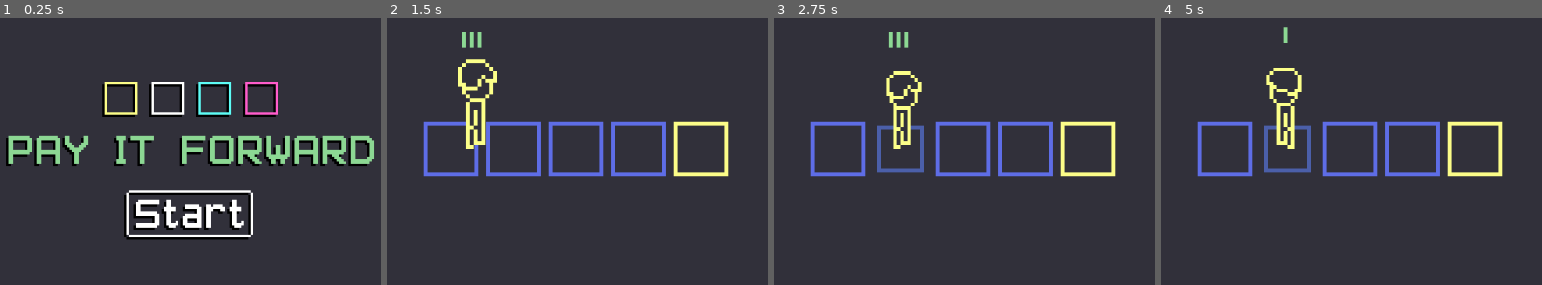
Above: before the commit, frames 1-4 (left to right).
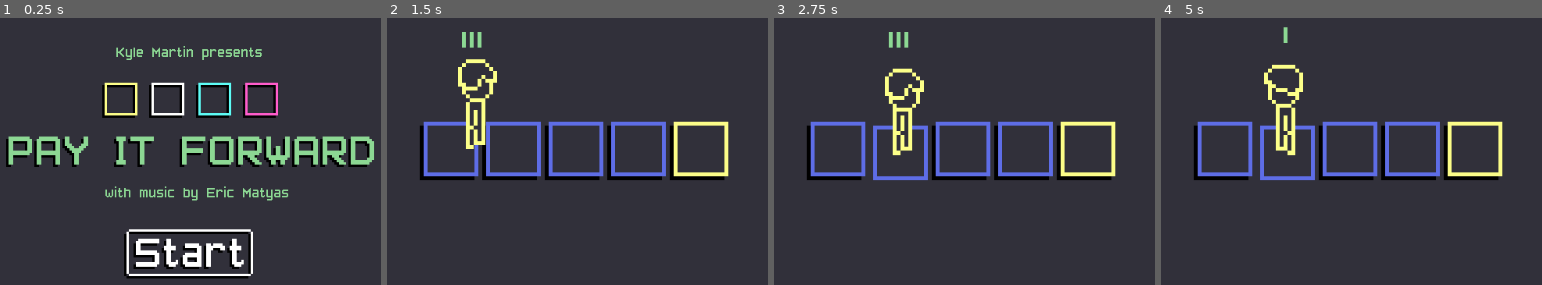
Above: after the commit, the same moments.

Repository: kylesmartin/PayItForward
Game: Godot game, scene res://Scenes/Menu.tscn
Two runs of this game, one before a commit and one after it. Both use one fixed random seed, a clock stepped at 60 frames per second and the inputs below.
Inputs (mouse positions are in pixels of both pictures, inside the frame that each line leads up to; where the layout moved, square brackets give the same spot in the first picture):
- Up to frame 1 (0.25 s): no input
- Up to frame 2 (1.5 s): click (577, 252) [577, 215] at 0.5 s; move the mouse to (752, 124) at 1.27 s; hold D (move_right) from 1.28 s (still down); tap E (interact) at 1.35 s
- Up to frame 3 (2.75 s): move the mouse to (804, 172) at 2.02 s; release D (move_right) at 2.03 s; hold S (move_down) from 2.03 s (still down); tap Space (space) at 2.1 s
- Up to frame 4 (5 s): move the mouse to (1431, 47) at 2.77 s; release S (move_down) at 2.78 s; hold D (move_right) 2.78-3.53 s; tap E (interact) at 2.85, 4.35 s; move the mouse to (1309, 242) at 3.52 s; hold W (move_up) 3.53-4.28 s; tap Space (space) at 3.6 s; move the mouse to (outside the picture) at 4.27 s; hold A (move_left) from 4.28 s (still down)

The runs differ from the first frame. In frame 1, 10% of the frame differs, in the area x 1-99%, y 10-98%; in frame 2, 2.0%; in frame 3, 4.0%; in frame 4, 4.0%.

Commit message:
Improve grid tiles

Diff:
--- a/PayItForward/Scenes/Menu.tscn
+++ b/PayItForward/Scenes/Menu.tscn
@@ -1,10 +1,14 @@
-[gd_scene load_steps=8 format=2]
+[gd_scene load_steps=12 format=2]
 
 [ext_resource path="res://Sprites/Title.png" type="Texture" id=1]
 [ext_resource path="res://Sprites/TitleButtonNormal.png" type="Texture" id=2]
 [ext_resource path="res://Sprites/TitleButtonHover.png" type="Texture" id=3]
 [ext_resource path="res://Sprites/TitleButtonPressed.png" type="Texture" id=4]
-[ext_resource path="res://Scenes/Menu.gd" type="Script" id=5]
+[ext_resource path="res://Scripts/menu.gd" type="Script" id=5]
+[ext_resource path="res://Sound/BtnHover.wav" type="AudioStream" id=6]
+[ext_resource path="res://Sound/BtnClick.wav" type="AudioStream" id=7]
+[ext_resource path="res://Sprites/Credits2.png" type="Texture" id=8]
+[ext_resource path="res://Sprites/Credits1.png" type="Texture" id=9]
 
 [sub_resource type="Shader" id=1]
 code = "shader_type canvas_item;
@@ -33,10 +37,21 @@
 grow_horizontal = 2
 grow_vertical = 2
 
+[node name="TextureRect2" type="TextureRect" parent="VBoxContainer"]
+margin_right = 528.0
+margin_bottom = 56.0
+grow_horizontal = 2
+grow_vertical = 2
+size_flags_horizontal = 15
+size_flags_vertical = 15
+texture = ExtResource( 9 )
+stretch_mode = 4
+
 [node name="TextureRect" type="TextureRect" parent="VBoxContainer"]
 material = SubResource( 2 )
+margin_top = 60.0
 margin_right = 528.0
-margin_bottom = 165.0
+margin_bottom = 204.0
 grow_horizontal = 2
 grow_vertical = 2
 size_flags_horizontal = 15
@@ -44,16 +59,39 @@
 texture = ExtResource( 1 )
 stretch_mode = 4
 
-[node name="TextureButton" type="TextureButton" parent="VBoxContainer"]
+[node name="TextureRect3" type="TextureRect" parent="VBoxContainer"]
+margin_top = 208.0
+margin_right = 528.0
+margin_bottom = 264.0
+grow_horizontal = 2
+grow_vertical = 2
+size_flags_horizontal = 15
+size_flags_vertical = 15
+texture = ExtResource( 8 )
+stretch_mode = 4
+
+[node name="MarginContainer" type="MarginContainer" parent="VBoxContainer"]
+margin_top = 268.0
+margin_right = 528.0
+margin_bottom = 331.0
+
+[node name="TextureButton" type="TextureButton" parent="VBoxContainer/MarginContainer"]
 margin_left = 181.0
-margin_top = 169.0
 margin_right = 346.0
-margin_bottom = 232.0
+margin_bottom = 63.0
 size_flags_horizontal = 4
 size_flags_vertical = 0
 texture_normal = ExtResource( 2 )
 texture_pressed = ExtResource( 4 )
 texture_hover = ExtResource( 3 )
 
-[connection signal="mouse_entered" from="VBoxContainer/TextureButton" to="." method="_on_TextureButton_mouse_entered"]
-[connection signal="pressed" from="VBoxContainer/TextureButton" to="." method="_on_TextureButton_pressed"]
+[node name="BtnHover" type="AudioStreamPlayer" parent="."]
+stream = ExtResource( 6 )
+volume_db = -10.0
+
+[node name="BtnClick" type="AudioStreamPlayer" parent="."]
+stream = ExtResource( 7 )
+
+[connection signal="button_down" from="VBoxContainer/MarginContainer/TextureButton" to="." method="_on_TextureButton_button_down"]
+[connection signal="mouse_entered" from="VBoxContainer/MarginContainer/TextureButton" to="." method="_on_TextureButton_mouse_entered"]
+[connection signal="pressed" from="VBoxContainer/MarginContainer/TextureButton" to="." method="_on_TextureButton_pressed"]
--- a/PayItForward/Scripts/Player/States/idle.gd
+++ b/PayItForward/Scripts/Player/States/idle.gd
@@ -17,8 +17,6 @@
 func enter(_msg := {}) -> void:
 	# player sprite should be 90% size while idle on id-less tile
 	if player.current_tile == null or player.current_tile.player_id == 0:
-		animated_sprite_node.scale.x = 0.9
-		animated_sprite_node.scale.y = 0.9
 		animated_sprite_node.position.y = -14.5
 
 	# if no message provided, default to forward
--- a/PayItForward/Scripts/Player/States/walk.gd
+++ b/PayItForward/Scripts/Player/States/walk.gd
@@ -28,8 +28,6 @@
 # upon entering the state, we set the animation state to walk with a given direction
 func enter(_msg := {}) -> void:
 	# player sprite should be full size while walking
-	animated_sprite_node.scale.x = 1.0
-	animated_sprite_node.scale.y = 1.0
 	animated_sprite_node.position.y = -16
 	# set is_idle to false
 	player.is_idle = false
--- a/PayItForward/Scenes/Menu.gd
+++ b/PayItForward/Scripts/menu.gd
@@ -21,4 +21,8 @@
 
 
 func _on_TextureButton_mouse_entered():
-	pass # Replace with function body.
+	$BtnHover.play()
+
+
+func _on_TextureButton_button_down():
+	$BtnClick.play()
Not shown, added: PayItForward/Sound/BtnClick.wav.import
Not shown, added: PayItForward/Sound/BtnHover.wav.import
Binary file added: PayItForward/Sprites/Credits.aseprite
Binary file added: PayItForward/Sprites/Credits1.png
Not shown, added: PayItForward/Sprites/Credits1.png.import
Binary file added: PayItForward/Sprites/Credits2.png
Not shown, added: PayItForward/Sprites/Credits2.png.import
Binary file changed: PayItForward/Sprites/Title.aseprite
Binary file changed: PayItForward/Sprites/TitleButton-Sheet.png
Binary file changed: PayItForward/Sprites/TitleButton.aseprite
Binary file changed: PayItForward/Sprites/TitleButtonPressed.png
Binary file added: PayItForward/Sprites/Tutorial.aseprite
(and 10 more such lines)
